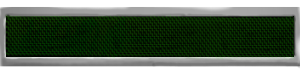
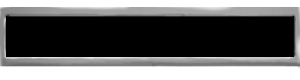
Comparing the layer stacks of the two 300 x 80 images. Changes:
hid "Capa de pintura 2", opacity 27% → 100%, painted on it over [4, 15, 295, 60]
painted on "Capa de pintura 1" over [4, 15, 295, 60]
